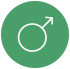
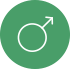
Layers edited between the first and the second w=70, h=69 image:
painted on "Vector Smart Object" (1st of 2) over left=0, top=0, right=70, bottom=69
added layer "Vector Smart Object" (2nd of 2) over left=0, top=0, right=70, bottom=69
